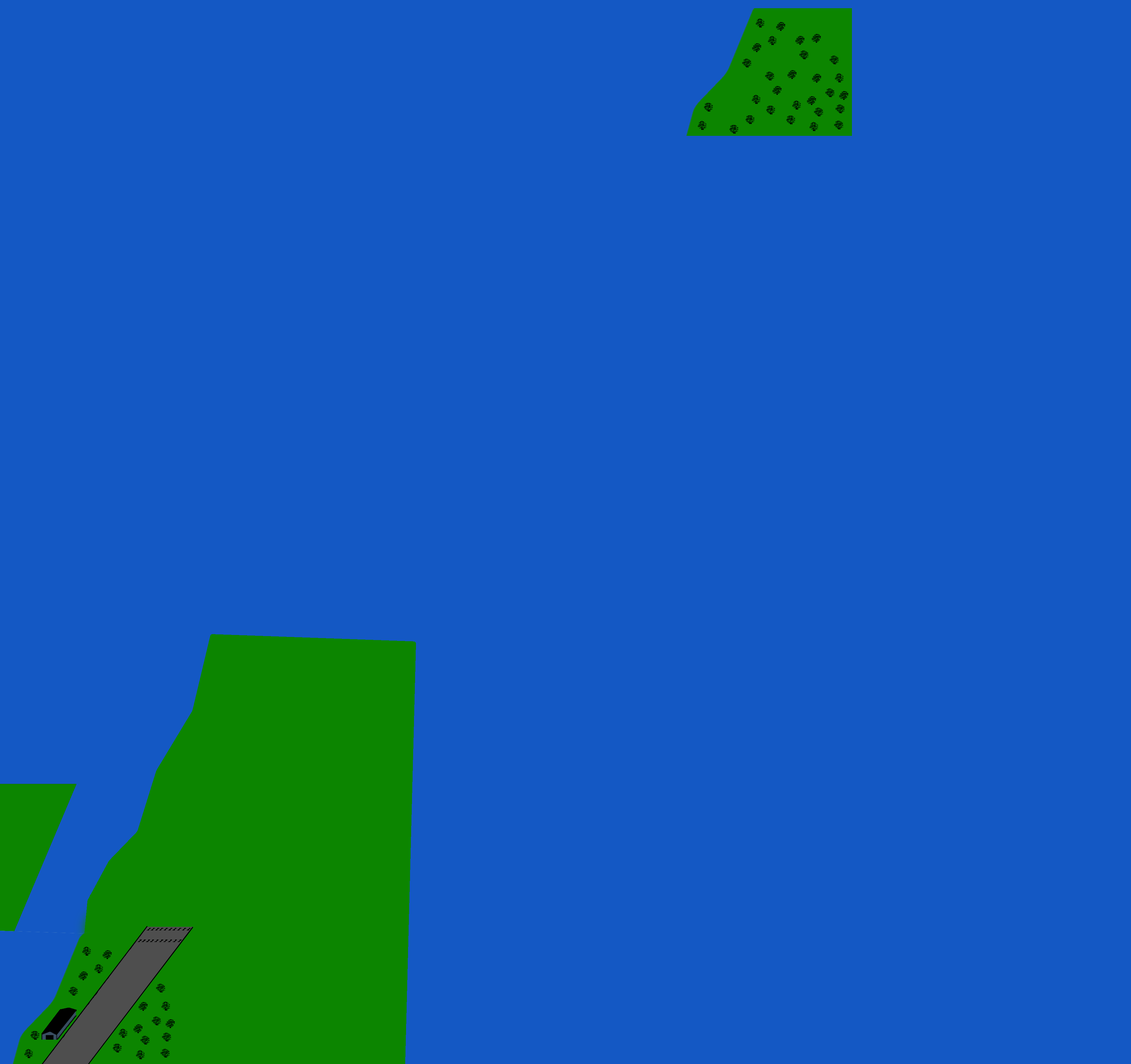
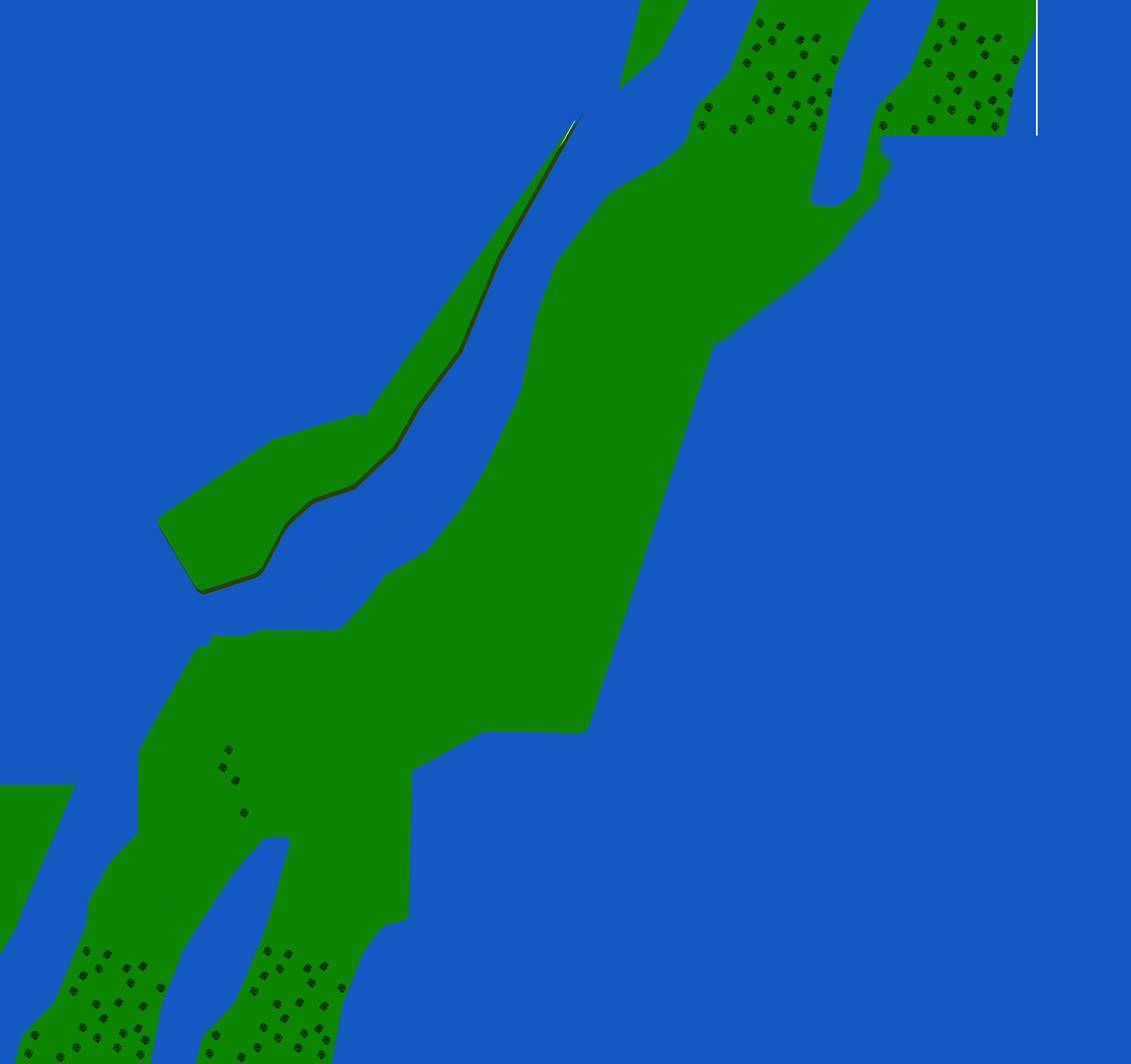
Two versions of the same layered image (1131×1064). Layer-by-layer changes:
added layer "tree1" above "tree4" over [239, 808, 249, 817]
added layer "tree4" above "tree3" over [224, 745, 233, 755]
added layer "tree3" above "tree2" over [231, 776, 241, 785]
added layer "tree2" above "ekrany" over [218, 762, 228, 772]
renamed "Warstwa 3" to "Warstwa 7", showed it, painted on it over [0, 0, 1039, 1064]
removed layer "Warstwa 4" over [676, 8, 853, 136]
hid "hangar" over [41, 925, 194, 1064]
removed layer "tree4 kopia 4" over [0, 0, 1039, 1064]
